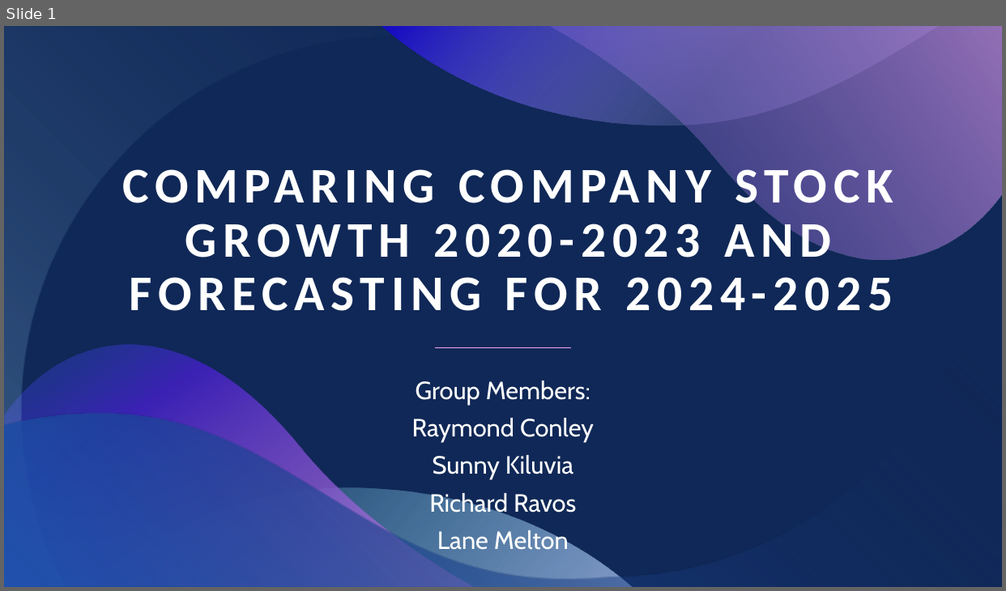
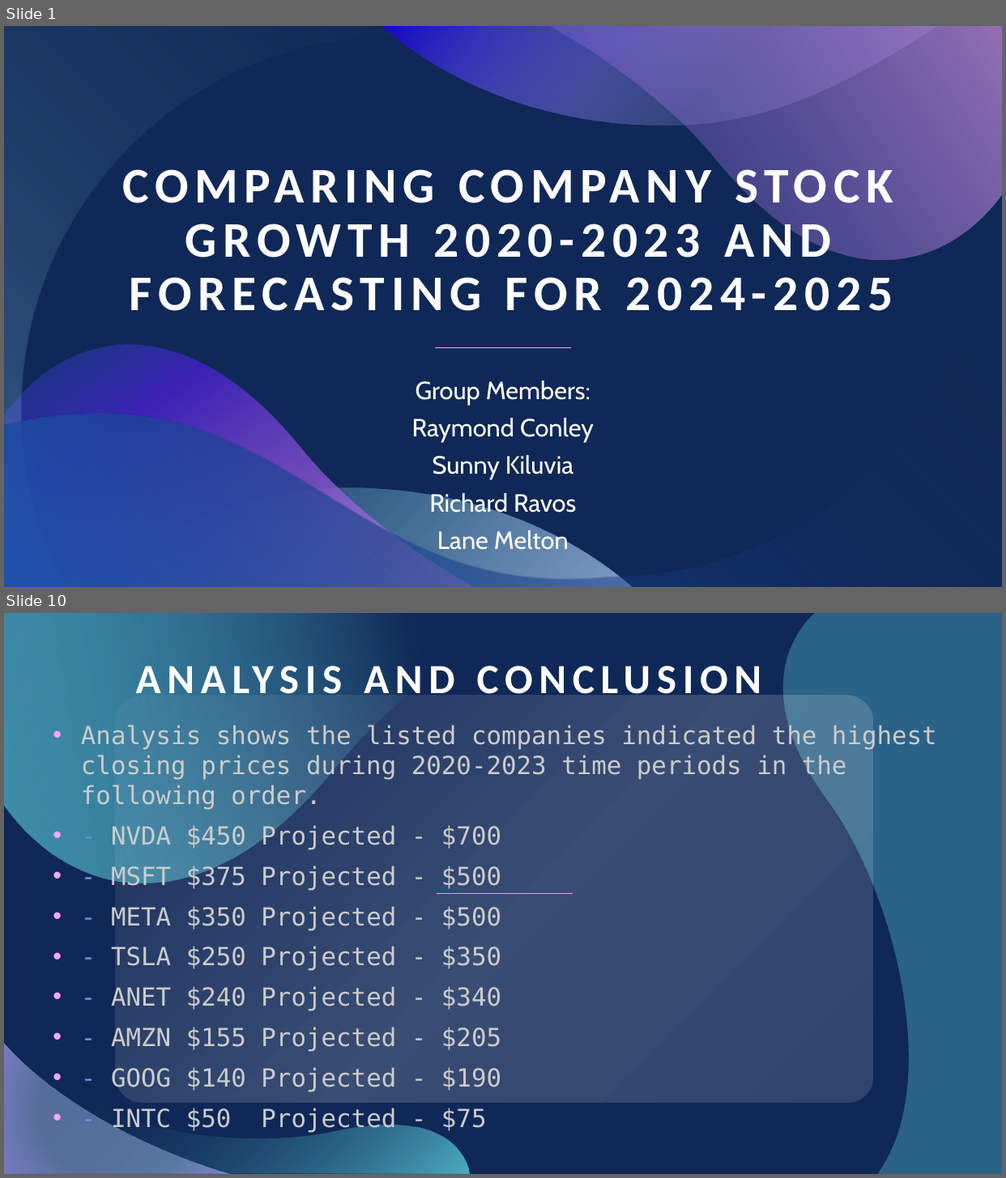
Before and after one commit to skiluvia/project1-varos-kiluvia-conley-melton, a slide deck: Project_1_Presentation.pptx. Shown one above the other, each under a label of ours: slide 1 before the commit, slides 1 and 10 after it; the slides between them are not shown. The pictures are 1006x591 and 1006x1178 pixels, drawn with LibreOffice and Linux fonts; fonts in the diff are those of the drawing. Boxes give left, top, right and bottom in pixels: in the first picture for what was removed or moved away, otherwise in the second. Text is boxed around its words. In the diff, an @@ line names an element or a change of style, - is before the commit and + after.

```diff
--- a/Project_1_Presentation.pptx
+++ b/Project_1_Presentation.pptx
@@ slide 10 added at <box>4,613,1002,1174</box>, background #102857 @@
@@ freeform shape added at <box>4,613,527,884</box>, fill gradient #102857 to #64DFED @@
@@ freeform shape added at <box>783,613,1002,1174</box>, fill #64DFED at 32% opacity @@
@@ rounded rectangle added at <box>116,696,872,1102</box>, fill gradient #FFFFFF @@
@@ title added at <box>81,725,201,750</box>, 40 pt, text #FFFFFF, bold @@
+ANALYSIS AND CONCLUSION
@@ subtitle added at <box>81,724,937,1132</box>, 24 pt, text #CCCCCC @@
+• Analysis shows the listed companies indicated the highest closing prices during 2020-2023 time periods in the following order.
+• - NVDA $450 Projected - $700
+• - MSFT $375 Projected - $500
+• - META $350 Projected - $500
+• - TSLA $250 Projected - $350
+• - ANET $240 Projected - $340
+• - AMZN $155 Projected - $205
+• - GOOG $140 Projected - $190
+• - INTC $50 Projected - $75
@@ line added from (572, 894) to (437, 894), #64DFED 0.5 pt @@
@@ freeform shape added at <box>4,1011,469,1174</box>, fill gradient #64DFED to #102857 @@
@@ freeform shape added at <box>4,1043,231,1174</box>, fill gradient #ABC3F0 to #AAA5F9 @@
```
Also in this commit, not shown: 1 slide changed, 12 other slides added, 13 slides removed.
